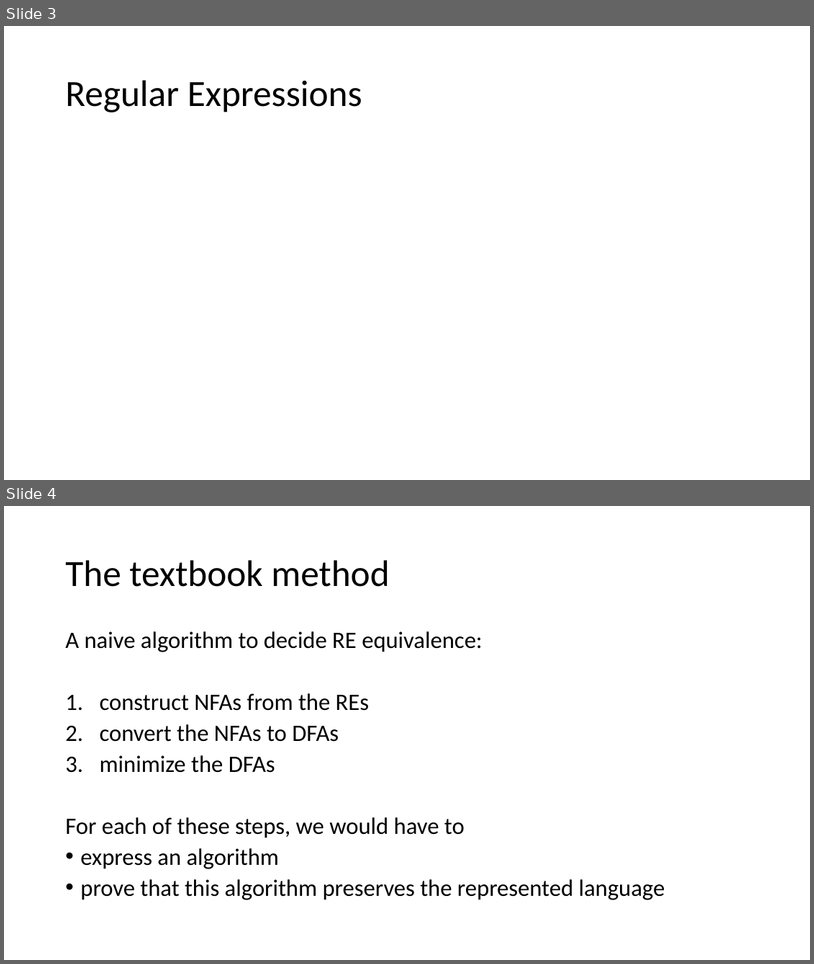
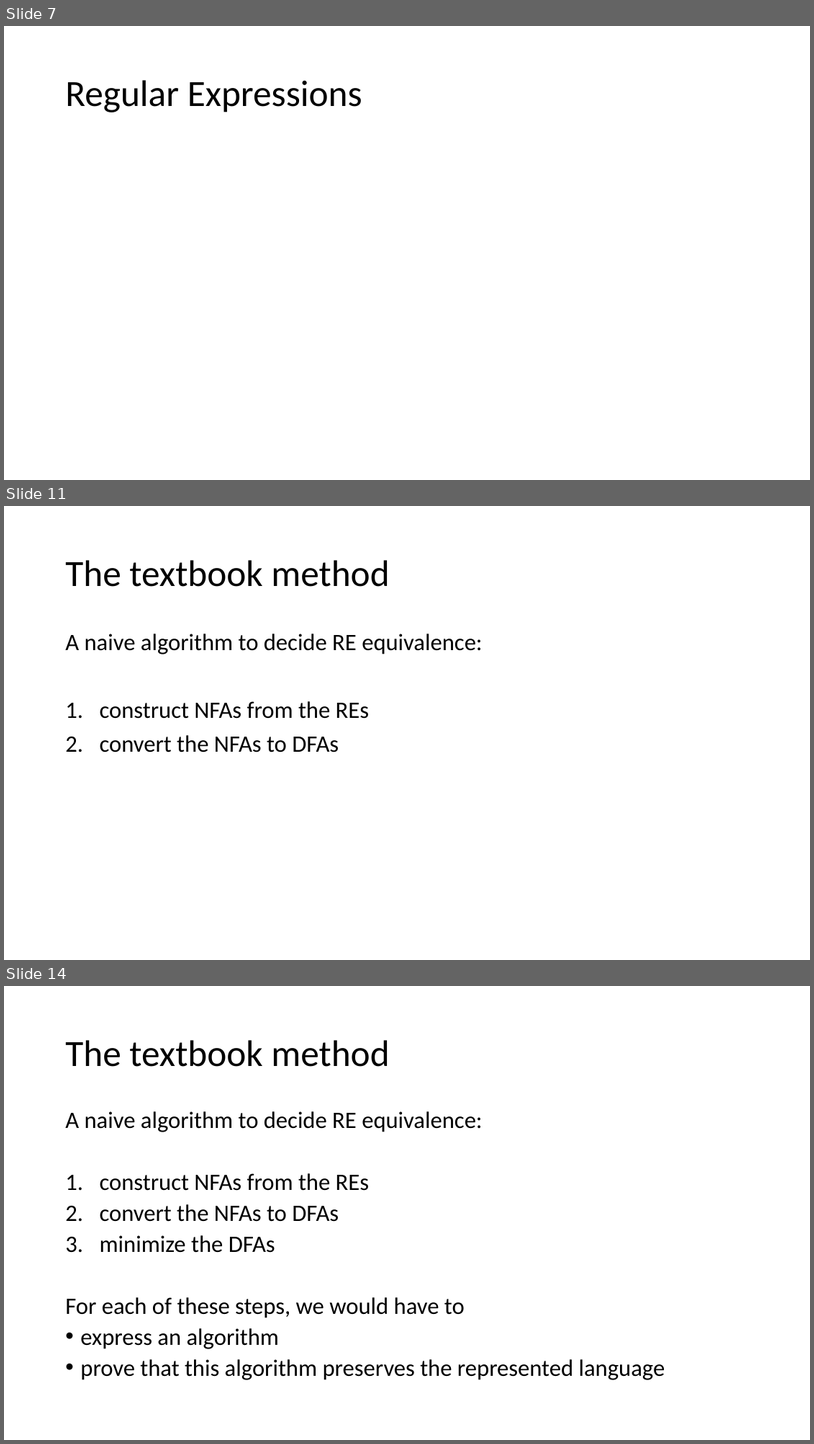
Before and after one commit to Helli/fds_seminar, a slide deck: slides.pptx. Shown one above the other, each under a label of ours: slides 3 and 4 before the commit, slides 7, 11 and 14 after it; the slides between them are not shown. The pictures are 814x964 and 814x1444 pixels, drawn with LibreOffice and Linux fonts; fonts in the diff are those of the drawing; grey boxes stand for pictures. Boxes give left, top, right and bottom in pixels: in the first picture for what was removed or moved away, otherwise in the second. Text is boxed around its words. In the diff, an @@ line names an element or a change of style, - is before the commit and + after.

```diff
--- a/slides.pptx
+++ b/slides.pptx
@@ slide 11 added at (x1=4, y1=506, x2=810, y2=960), background #FFFFFF @@
@@ title added at (x1=65, y1=560, x2=389, y2=587), 44 pt, text #000000 @@
+The textbook method
@@ text added at (x1=65, y1=633, x2=482, y2=752), 28 pt, text #000000 @@
+A naive algorithm to decide RE equivalence:
+1. construct NFAs from the REs
+2. convert the NFAs to DFAs
@@ what was slide 3 is now slide 7 @@
@@ what was slide 4 is now slide 14 @@
```
Also in this commit, not shown: 1 slide changed, 26 other slides added, 2 slides removed, 1 other file.
